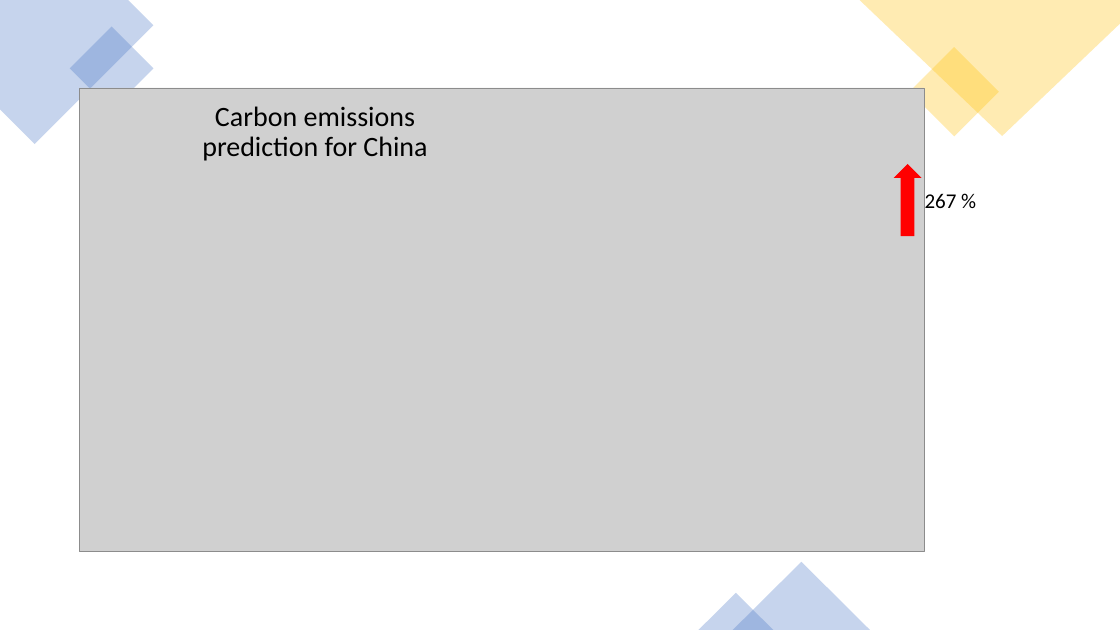
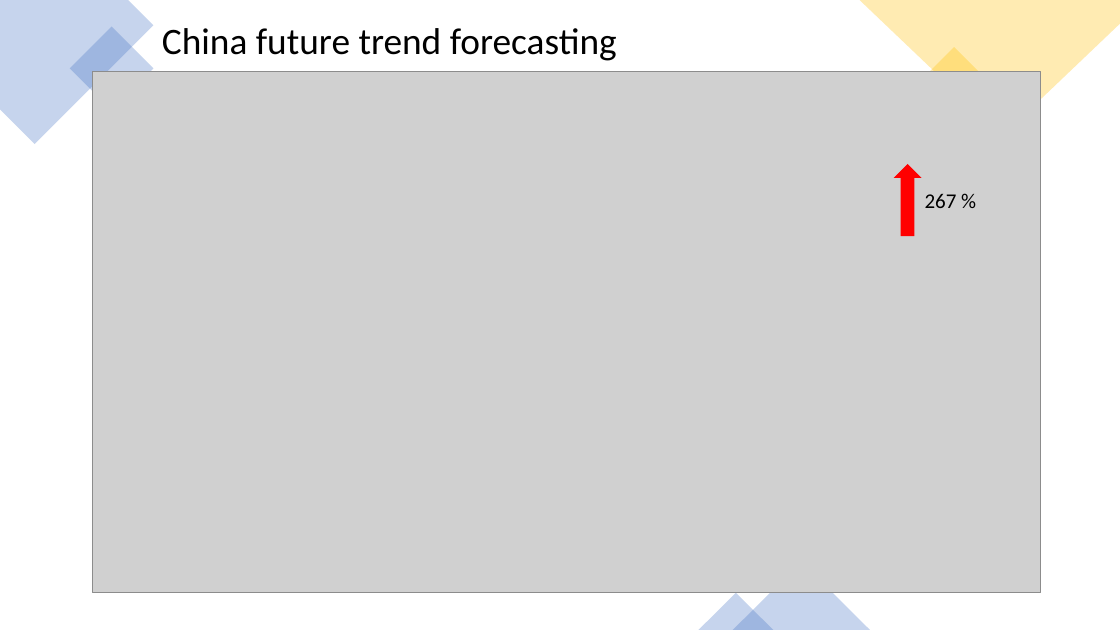
Before and after one commit to danilogiarlini/Global-CO2-Emission-Forecasting, a slide deck: slide 12 of Visualization/GlobalCO2Emission.pptx. Drawn at 1120x630 pixels with LibreOffice and Linux fonts; fonts in the diff are those of the drawing; grey boxes stand for pictures. Boxes give left, top, right and bottom in pixels: in the first picture for what was removed or moved away, otherwise in the second. Text is boxed around its words. In the diff, an @@ line names an element or a change of style, - is before the commit and + after.

```diff
--- a/Visualization/GlobalCO2Emission.pptx
+++ b/Visualization/GlobalCO2Emission.pptx
@@ text added at bbox=[162, 28, 617, 61], 32 pt, text #000000 @@
+China future trend forecasting
@@ picture: place and size @@
-picture at bbox=[80, 88, 924, 552]
+picture at bbox=[92, 71, 1041, 593]
@@ text removed at bbox=[202, 106, 427, 161] @@
-Carbon emissions prediction for China
```
Also in this commit, not shown: 4 other slides changed.
